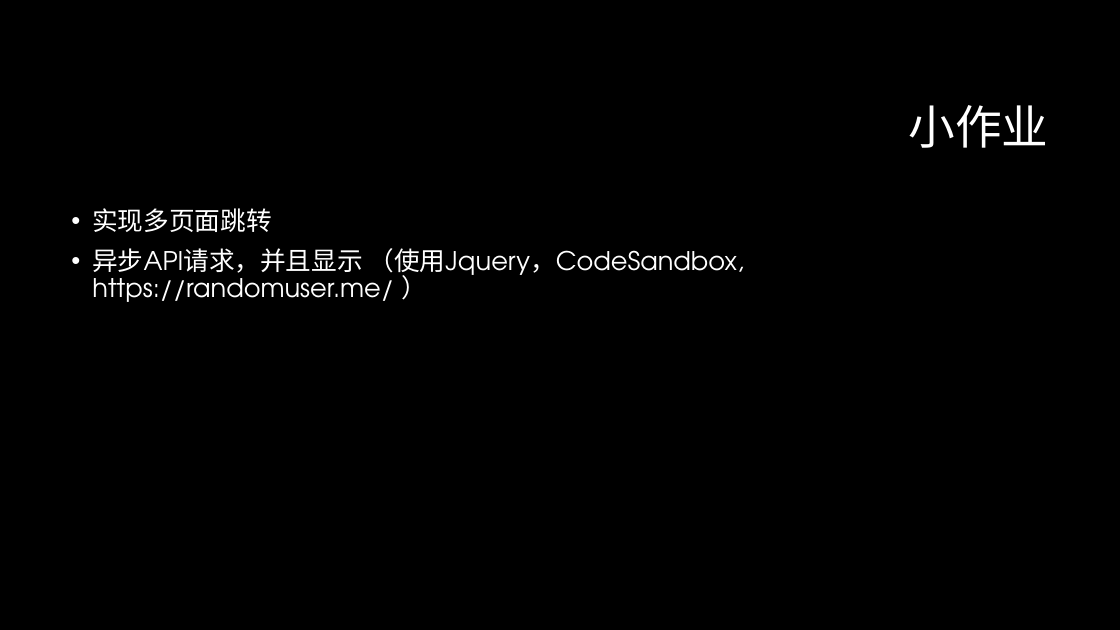
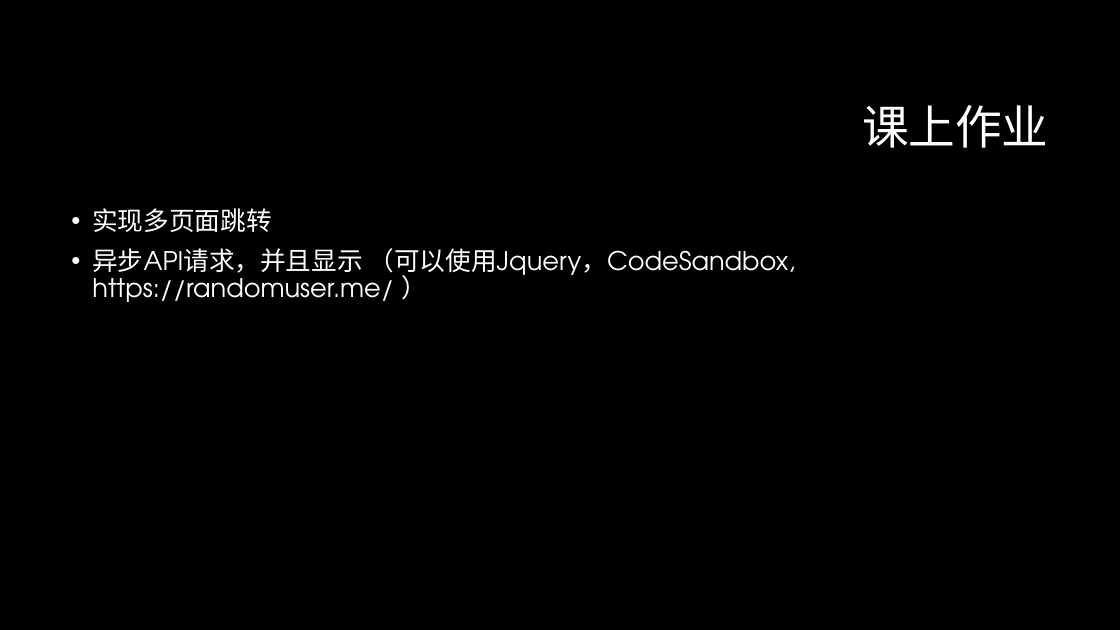
Before and after one commit to lee813/ECVFrontend, a slide deck: slide 30 of 前端课程.pptx (slide 27 before the commit). Drawn at 1120x630 pixels with LibreOffice and Linux fonts; fonts in the diff are those of the drawing; background and template pictures are left out. Boxes give left, top, right and bottom in pixels: in the first picture for what was removed or moved away, otherwise in the second. Text is boxed around its words. In the diff, an @@ line names an element or a change of style, - is before the commit and + after.

```diff
--- a/前端课程.pptx
+++ b/前端课程.pptx
@@ title at <box>862,105,1049,148</box>: text changed @@
-小作业
+课上作业
@@ text at <box>92,248,796,302</box>: text changed @@
-• 异步API请求，并且显示 （使用Jquery，CodeSandbox, https://randomuser.me/ ）
+• 异步API请求，并且显示 （可以使用Jquery，CodeSandbox, https://randomuser.me/ ）
```
Also in this commit, not shown: 4 slides added, 6 other files.
